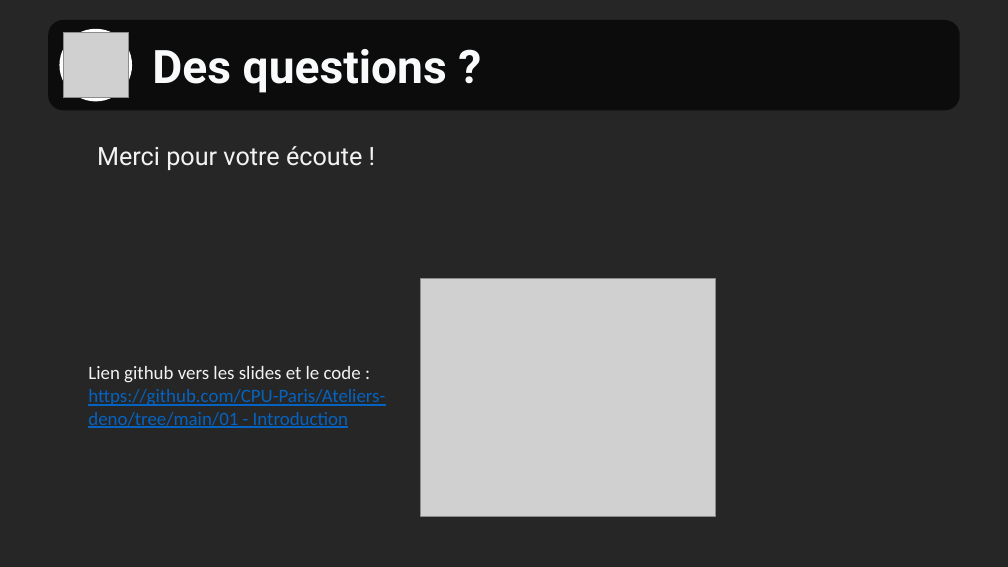
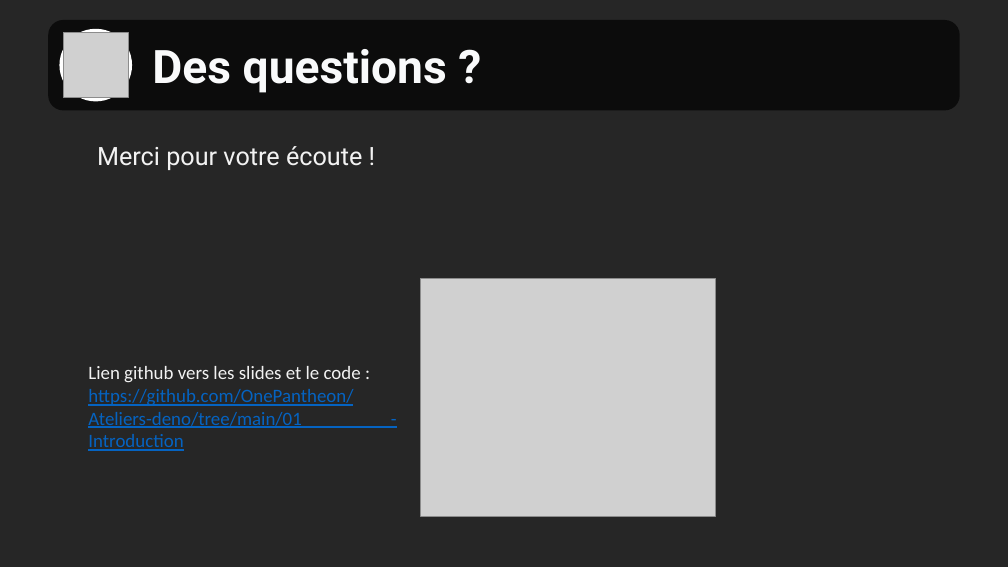
Before and after one commit to OnePantheon/Ateliers-deno, a slide deck: slide 18 of 01 - Introduction/documents/Introduction à Deno.pptx. Drawn at 1008x567 pixels with LibreOffice and Linux fonts; fonts in the diff are those of the drawing; grey boxes stand for pictures; background and template pictures are left out. Boxes give left, top, right and bottom in pixels: in the first picture for what was removed or moved away, otherwise in the second. Text is boxed around its words. In the diff, an @@ line names an element or a change of style, - is before the commit and + after.

Commit message:
seance1: mise à jour deno 1.30

```diff
--- a/01 - Introduction/documents/Introduction à Deno.pptx
+++ b/01 - Introduction/documents/Introduction à Deno.pptx
@@ text at (x1=88, y1=389, x2=353, y2=428): text changed @@
-https://github.com/CPU-Paris/Ateliers-deno/tree/main/01 - Introduction
+https://github.com/OnePantheon/Ateliers-deno/tree/main/01 - Introduction
```
Also in this commit, not shown: 3 other slides changed, 11 other files.
